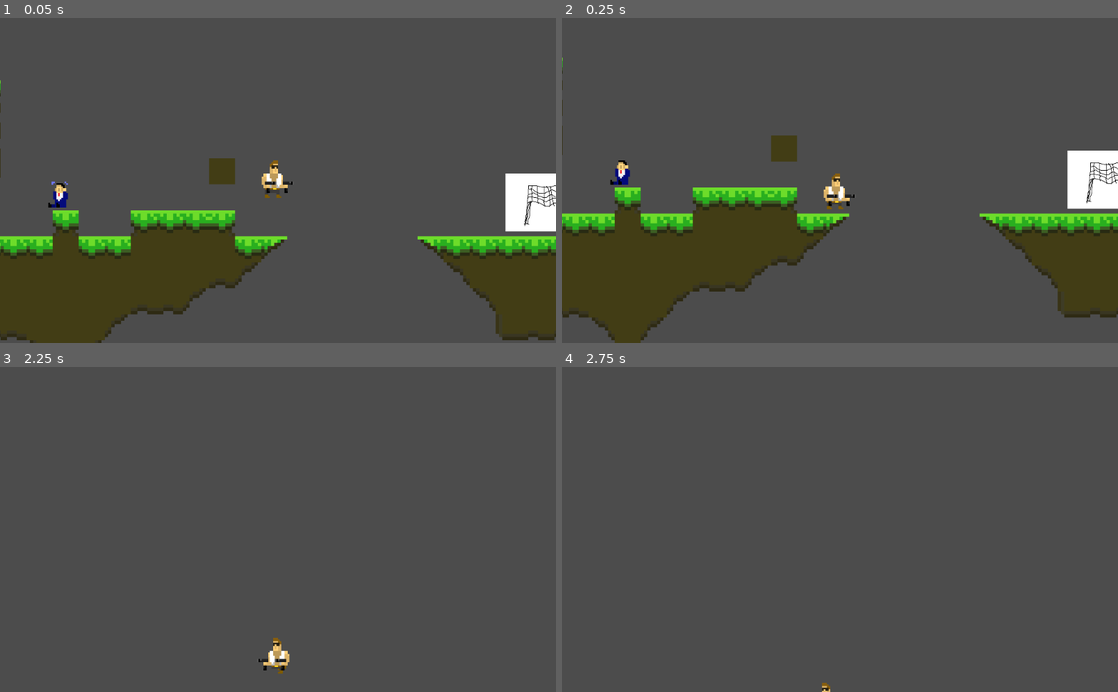
Above: before the commit, frames 1-4 (two rows, left to right).
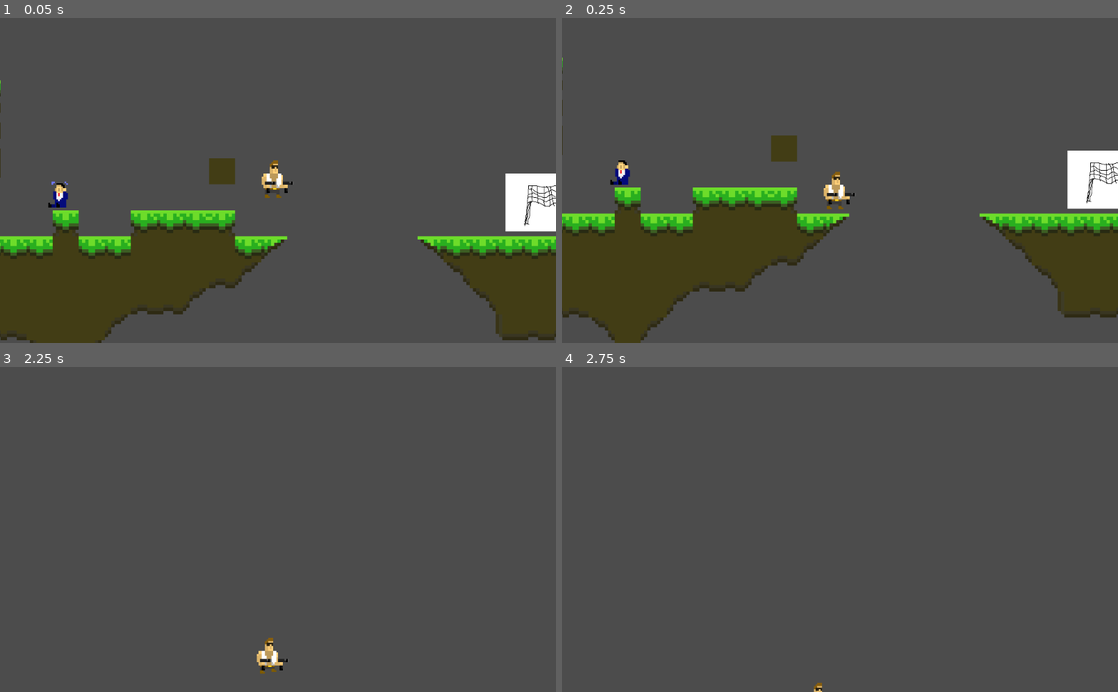
Above: after the commit, the same moments.

Repository: Slimonade1/Eksamensprojekt
Game: Godot game, scene res://Scenes/masterScene.tscn
Same seed, same stepped clock (60 frames per second), same inputs: the game is played once before the commit and once after it. The engine's default icon, where the game draws it, is replaced by a stand-in: a white triangle on a blue panel in a dark square.
Inputs:
- Up to frame 1 (0.05 s): no input
- Up to frame 2 (0.25 s): no input
- Up to frame 3 (2.25 s): tap Enter at 0.5 s; hold D (ui_right) 0.53-2.03 s; tap W (ui_up) at 0.77, 1.52 s; hold A (ui_left) from 2.03 s (still down)
- Up to frame 4 (2.75 s): keep holding A (ui_left)

Frame 1 is identical in both runs. In frame 2, 0.2% of the frame differs, in the area x 47-53%, y 47-58%; in frame 3, 0.4%, in the area x 46-53%, y 83-95%; in frame 4, less than 0.1%.

Commit message:
Dårlig player jump animation😔

Diff:
--- a/Scenes/Player.tscn
+++ b/Scenes/Player.tscn
@@ -75,6 +75,9 @@
 [ext_resource path="res://Sprites/Shooting/Bang!/Bang!_0003.png" type="Texture" id=73]
 [ext_resource path="res://Sprites/Shooting/Bang!/Bang!_0001.png" type="Texture" id=74]
 [ext_resource path="res://Sprites/Shooting/Bang!/Bang!_0002.png" type="Texture" id=75]
+[ext_resource path="res://Sprites/Player/JumpingDamage-1/1Dmg jump_0001.png" type="Texture" id=76]
+[ext_resource path="res://Sprites/Player/Jumping/Jump.png" type="Texture" id=77]
+[ext_resource path="res://Sprites/Player/JumpingDamage-2/2Dmg run_0001.png" type="Texture" id=78]
 
 [sub_resource type="SpriteFrames" id=2]
 animations = [ {
@@ -106,6 +109,21 @@
 "frames": [ ExtResource( 40 ), ExtResource( 39 ) ],
 "loop": true,
 "name": "idleDMG2",
+"speed": 5.0
+}, {
+"frames": [ ExtResource( 77 ) ],
+"loop": true,
+"name": "jumping",
+"speed": 5.0
+}, {
+"frames": [ ExtResource( 76 ) ],
+"loop": true,
+"name": "jumpingDMG1",
+"speed": 5.0
+}, {
+"frames": [ ExtResource( 78 ) ],
+"loop": true,
+"name": "jumpingDMG2",
 "speed": 5.0
 }, {
 "frames": [ ExtResource( 4 ), ExtResource( 7 ), ExtResource( 10 ), ExtResource( 15 ), ExtResource( 8 ), ExtResource( 5 ), ExtResource( 13 ), ExtResource( 9 ), ExtResource( 14 ), ExtResource( 11 ), ExtResource( 6 ), ExtResource( 12 ) ],
@@ -156,7 +174,7 @@
 
 [node name="playerSprite" type="AnimatedSprite" parent="."]
 frames = SubResource( 2 )
-animation = "climbing"
+animation = "jumpingDMG2"
 
 [node name="spriteFriend" type="AnimatedSprite" parent="playerSprite"]
 position = Vector2( -5, 4 )
--- a/Scripts/Player.gd
+++ b/Scripts/Player.gd
@@ -88,6 +88,8 @@
 	if is_on_wall():
 		handleAnimation("climbing")
 		camera.trauma = 0.15
+	elif !is_on_floor():
+		handleAnimation("jumping")
 	elif vel.x < 0:
 		sprite.scale.x = -1
 		handleAnimation("running")
@@ -129,6 +131,14 @@
 			sprite.animation = "climbingDMG1"
 		else:
 			sprite.animation = "clmbingDMG2"
+
+	if(action == "jumping"):
+		if(health > 3):
+			sprite.animation = "jumping"
+		elif(health > 1):
+			sprite.animation = "jumpingDMG1"
+		else:
+			sprite.animation = "jumpingDMG2"
 
 func showCompanion():
 	spriteFriend.visible = true
Not shown: 1 places in Scenes/Player.tscn that only renumber resources
Binary file added: Sprites/Player/Jumping/Jump.png
Not shown, added: Sprites/Player/Jumping/Jump.png.import
Binary file added: Sprites/Player/JumpingDamage-1/1Dmg jump_0001.png
Not shown, added: Sprites/Player/JumpingDamage-1/1Dmg jump_0001.png.import
Binary file added: Sprites/Player/JumpingDamage-2/2Dmg run_0001.png
Not shown, added: Sprites/Player/JumpingDamage-2/2Dmg run_0001.png.import
